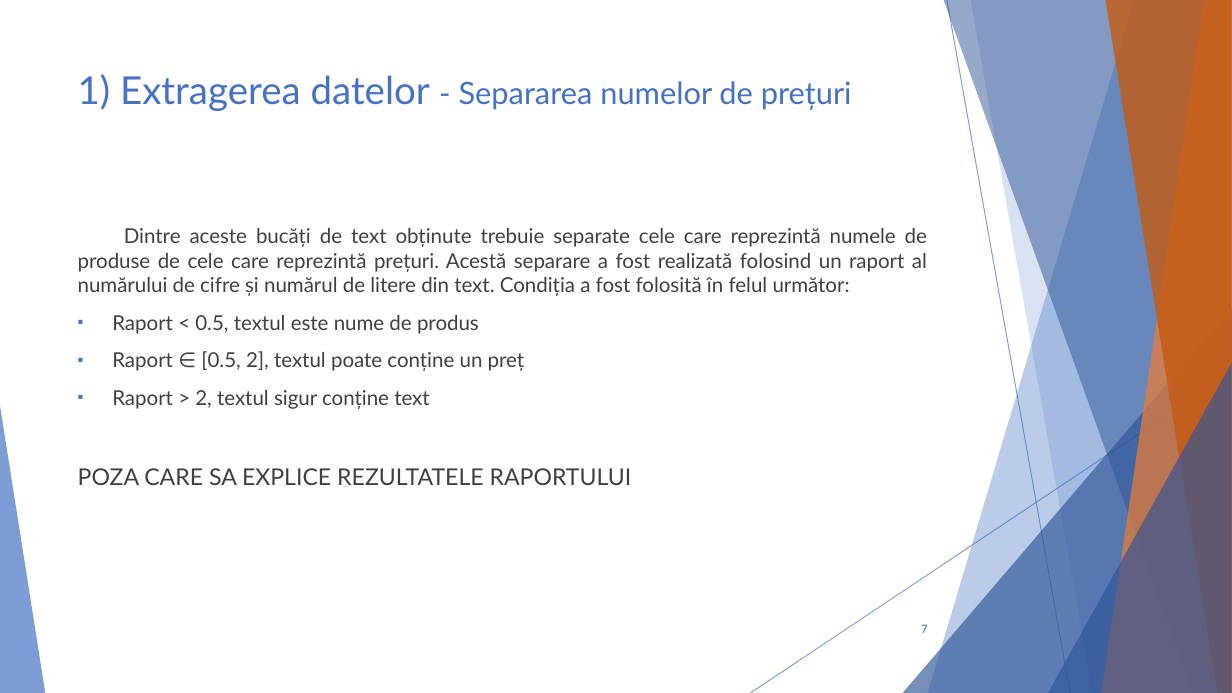
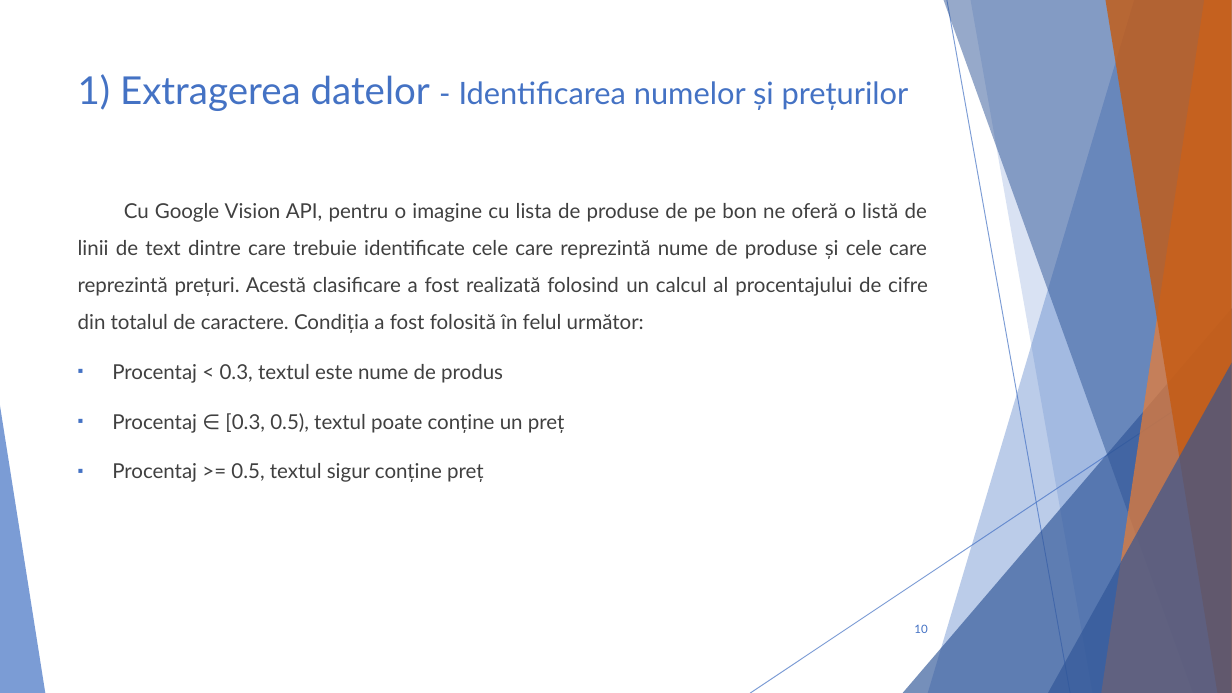
Before and after one commit to cristi-cosulianu/Licenta, a slide deck: slide 10 of Prezentare licenta.pptx (slide 7 before the commit). Drawn at 1232x693 pixels with LibreOffice and Linux fonts; fonts in the diff are those of the drawing. Boxes give left, top, right and bottom in pixels: in the first picture for what was removed or moved away, otherwise in the second. Text is boxed around its words. In the diff, an @@ line names an element or a change of style, - is before the commit and + after.

```diff
--- a/Prezentare licenta.pptx
+++ b/Prezentare licenta.pptx
@@ title at (x1=78, y1=74, x2=909, y2=111): text changed @@
-1) Extragerea datelor - Separarea numelor de prețuri
+1) Extragerea datelor - Identificarea numelor și prețurilor
@@ text at (x1=78, y1=203, x2=928, y2=482): text changed @@
-Dintre aceste bucăți de text obținute trebuie separate cele care reprezintă numele de produse de cele care reprezintă prețuri. Acestă separare a fost realizată folosind un raport al numărului de cifre și numărul de litere din text. Condiția a fost folosită în felul următor:
-▪ Raport < 0.5, textul este nume de produs
-▪ Raport ∈ [0.5, 2], textul poate conține un preț
-▪ Raport > 2, textul sigur conține text
-POZA CARE SA EXPLICE REZULTATELE RAPORTULUI
+Cu Google Vision API, pentru o imagine cu lista de produse de pe bon ne oferă o listă de linii de text dintre care trebuie identificate cele care reprezintă nume de produse și cele care reprezintă prețuri. Acestă clasificare a fost realizată folosind un calcul al procentajului de cifre din totalul de caractere. Condiția a fost folosită în felul următor:
+▪ Procentaj < 0.3, textul este nume de produs
+▪ Procentaj ∈ [0.3, 0.5), textul poate conține un preț
+▪ Procentaj >= 0.5, textul sigur conține preț
@@ page number at (x1=914, y1=624, x2=927, y2=633): text changed @@
-7
+10
```
Also in this commit, not shown: 11 other slides changed, 8 slides added, 6 other files.
